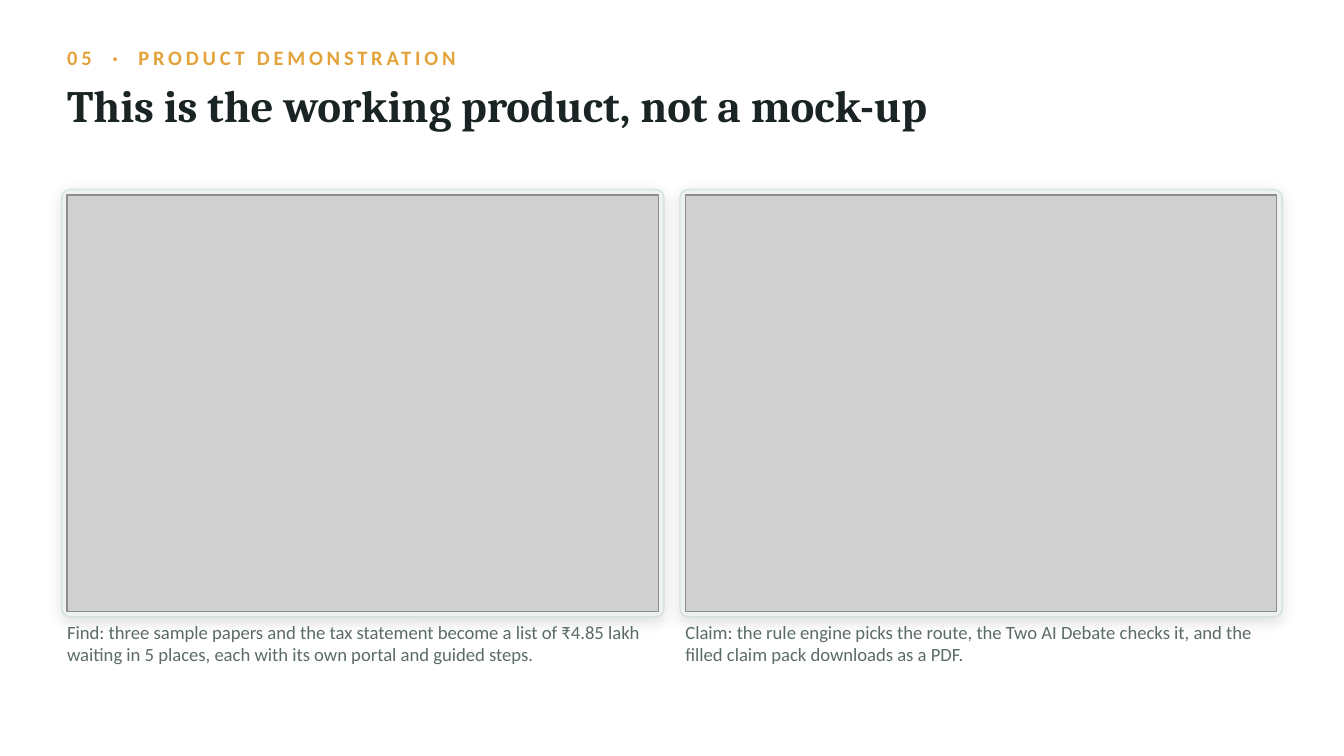
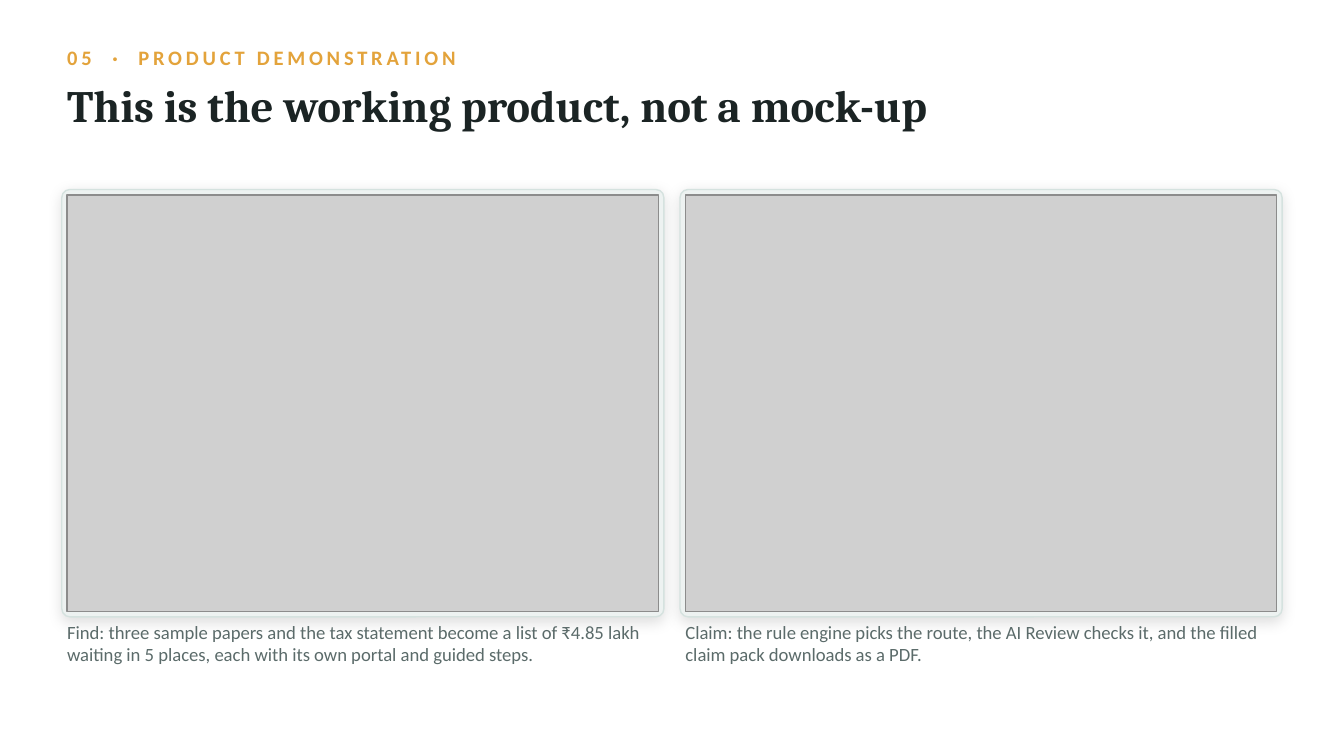
Before and after one commit to usv240/virasat, a slide deck: slide 8 of public/docs/Virasat-Team-USV-Deck.pptx. Drawn at 1344x756 pixels with LibreOffice and Linux fonts; fonts in the diff are those of the drawing; grey boxes stand for pictures. Boxes give left, top, right and bottom in pixels: in the first picture for what was removed or moved away, otherwise in the second. Text is boxed around its words. In the diff, an @@ line names an element or a change of style, - is before the commit and + after.

```diff
--- a/public/docs/Virasat-Team-USV-Deck.pptx
+++ b/public/docs/Virasat-Team-USV-Deck.pptx
@@ text at box(685, 626, 1257, 664): text changed @@
-Claim: the rule engine picks the route, the Two AI Debate checks it, and the filled claim pack downloads as a PDF.
+Claim: the rule engine picks the route, the AI Review checks it, and the filled claim pack downloads as a PDF.
```
Also in this commit, not shown: 5 other slides changed, 22 other files.
